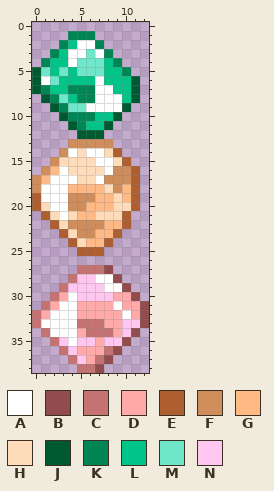
Two states of a pixel-art sprite, Content/Items/Misc/MonkeyStone.png. The picture above is the old version.
The file is 26x78 pixels, drawn in blocks of 2x2; one block is one cell here.
Palette (. is transparent): A #ffffff  B #924c4d  C #c57273  D #ffa9a9  E #ae5f31  F #cf8d5b  G #ffb985  H #ffdcb9  J #005a31  K #008655  L #00c488  M #70e7cb  N #ffc7ef
The result:
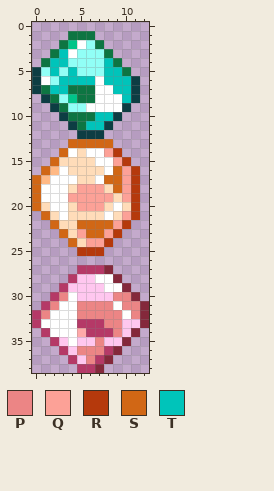
Colours new in this view: P #ec8585  Q #fca197  R #b5390c  S #d16715  T #00c4ba
The exact change:
Colour B changes from #924c4d to #84283b.
Colour C changes from #c57273 to #b53967.
Colour J changes from #005a31 to #0d3d43.
Colour K changes from #008655 to #0d7542.
Colour M changes from #70e7cb to #91fff6.
Colour A replaces colour H in row 20 at x 9; in row 21 at x 8.
Colour H replaces colour F in row 20 at x 4; in row 22 at x 4.
Colour H replaces colour G in row 18 at x 4; in row 20 at x 8; in row 21 at x 5 to 6.
Colour M replaces colour A in row 2 at x 6; in row 3 at x 5 and 7; in row 4 at x 4.
Colour P replaces colour D in row 30 at x 3 and 9 to 10; in row 31 at x 2, 5 to 8 and 10 to 11; in row 32 at x 1, 5 to 9 and 11; in row 33 at x 8 to 9; in row 34 at x 9; in row 35 at x 7.
Colour P replaces colour D in row 36 at x 5 to 7; in row 37 at x 6.
Colour Q replaces colour E in row 21 at x 10.
Colour Q replaces colour F in rows 16 to 17 at x 10; in row 19 at x 4 to 6; in row 20 at x 5; in row 23 at x 5.
Colour Q replaces colour G in row 18 at x 5 to 7 and 10; in row 19 at x 7 to 8 and 10; in row 20 at x 6 to 7; in row 22 at x 9; in row 23 at x 8; in row 24 at x 6 to 7.
Colour Q replaces colour H in row 14 at x 8; in row 15 at x 9.
Colour R is added in row 21 at x 11.
Colour R replaces colour E in row 14 at x 9; in row 15 at x 10; in rows 16 to 20 at x 11; in row 22 at x 10; in row 23 at x 9; in row 24 at x 8.
Colour R replaces colour E in row 25 at x 5 to 7.
Colour S replaces colour E in rows 19 to 20 at x 0; in row 21 at x 1; in row 22 at x 2; in row 23 at x 3; in row 24 at x 4.
Colour S replaces colour F in row 13 at x 4 to 8; in row 14 at x 3; in row 15 at x 2; in row 16 at x 1 and 9; in row 17 at x 0 and 8 to 9; in row 18 at x 0 and 9.
Colour S replaces colour F in row 22 at x 5 to 7; in row 23 at x 6.
Colour S replaces colour G in row 22 at x 8; in row 23 at x 7.
Colour T replaces colour L in row 3 at x 3; in row 4 at x 2 to 3 and 8; in row 5 at x 2, 4 and 8 to 9; in row 6 at x 3 to 6 and 8 to 10; in row 7 at x 2 to 3 and 9 to 10; in row 8 at x 10.
Colour T replaces colour L in row 10 at x 7 to 8; in row 11 at x 6 to 7.
